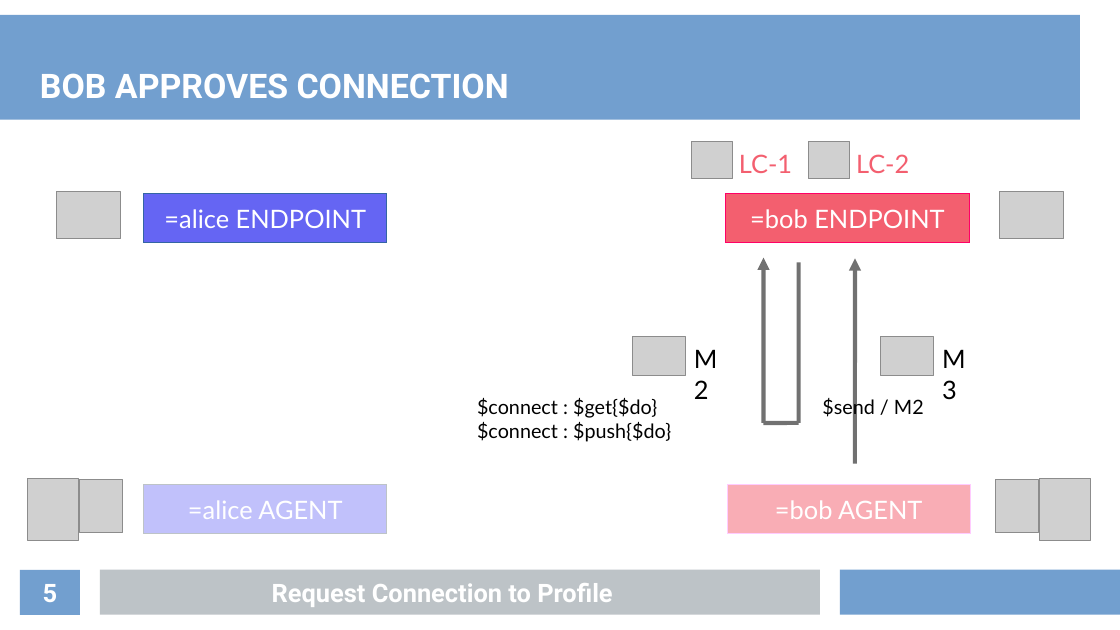
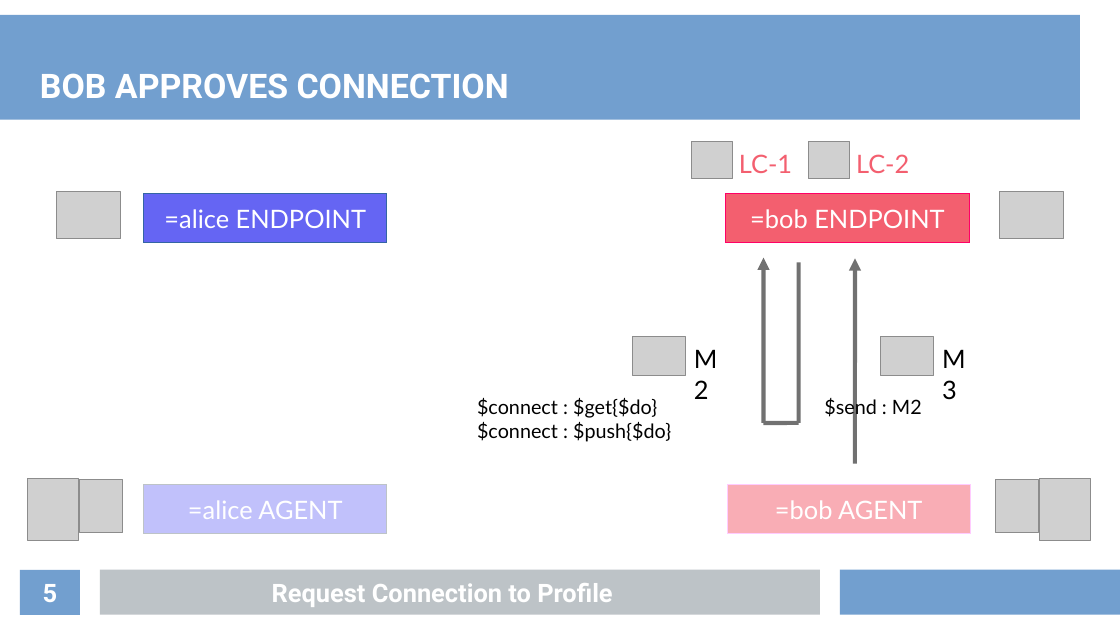
Before and after one commit to projectdanube/XDINinja-swing, a slide deck: slide 5 of resources/Request Connection to Profile/architecture.odp. Drawn at 1120x630 pixels with LibreOffice and Linux fonts; fonts in the diff are those of the drawing; grey boxes stand for pictures. Boxes give left, top, right and bottom in pixels: in the first picture for what was removed or moved away, otherwise in the second. Text is boxed around its words. In the diff, an @@ line names an element or a change of style, - is before the commit and + after.

```diff
--- a/resources/Request Connection to Profile/architecture.odp
+++ b/resources/Request Connection to Profile/architecture.odp
@@ text at <box>824,397,922,419</box>: text changed @@
-$send / M2
+$send : M2
```
Also in this commit, not shown: 1 other slide changed, 14 other files.
